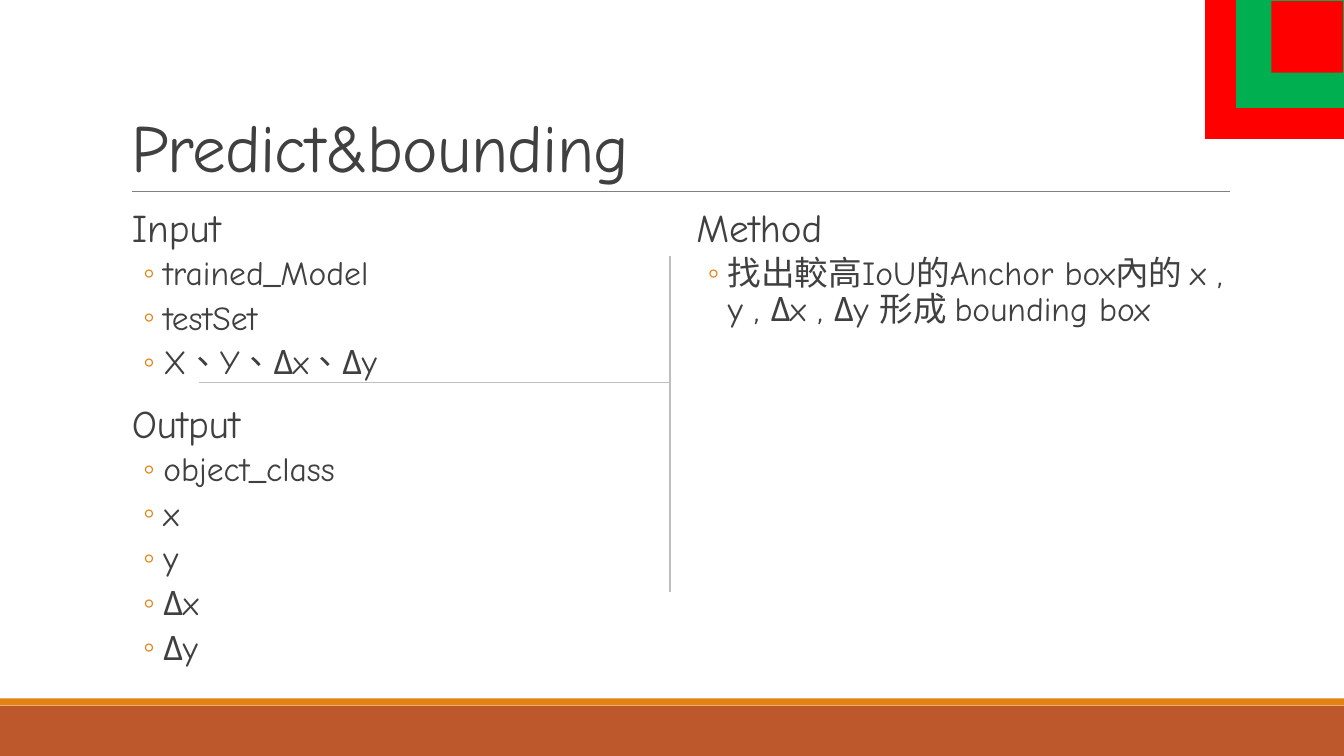
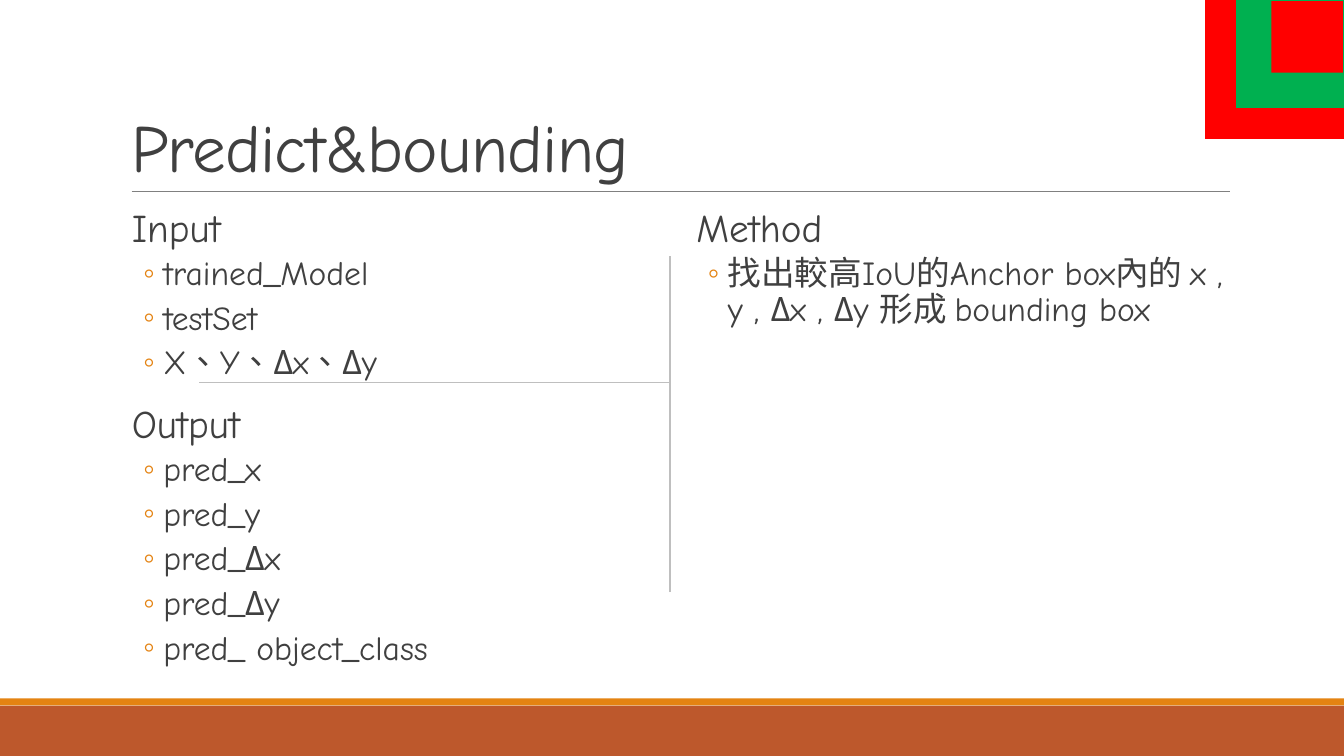
Before and after one commit to a98carey/Machine-Learning, a slide deck: slide 21 of machine_learning_Final.pptx (slide 20 before the commit). Drawn at 1344x756 pixels with LibreOffice and Linux fonts; fonts in the diff are those of the drawing. Boxes give left, top, right and bottom in pixels: in the first picture for what was removed or moved away, otherwise in the second. Text is boxed around its words. In the diff, an @@ line names an element or a change of style, - is before the commit and + after.

```diff
--- a/machine_learning_Final.pptx
+++ b/machine_learning_Final.pptx
@@ text at [163, 458, 428, 667]: text changed @@
-  ◦ object_class
-  ◦ x
-  ◦ y
-  ◦ Δx
-  ◦ Δy
+  ◦ pred_x
+  ◦ pred_y
+  ◦ pred_Δx
+  ◦ pred_Δy
+  ◦ pred_ object_class
```
Also in this commit, not shown: 4 other slides changed, 5 slides added, 6 slides removed.
